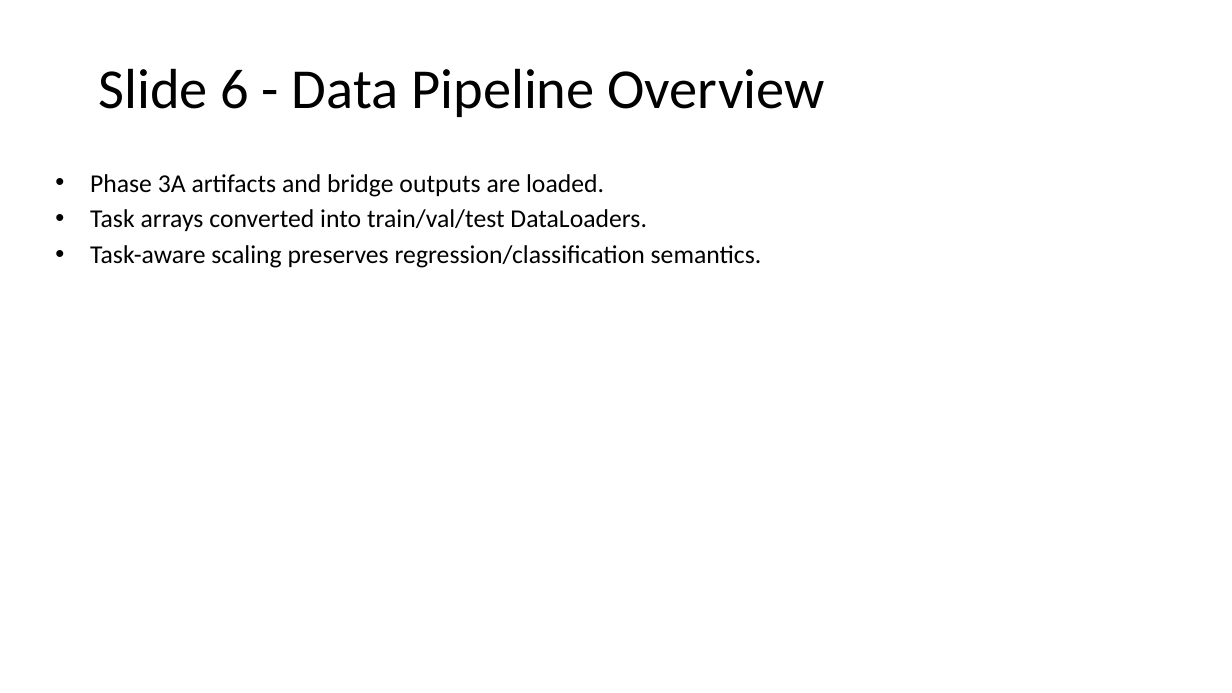
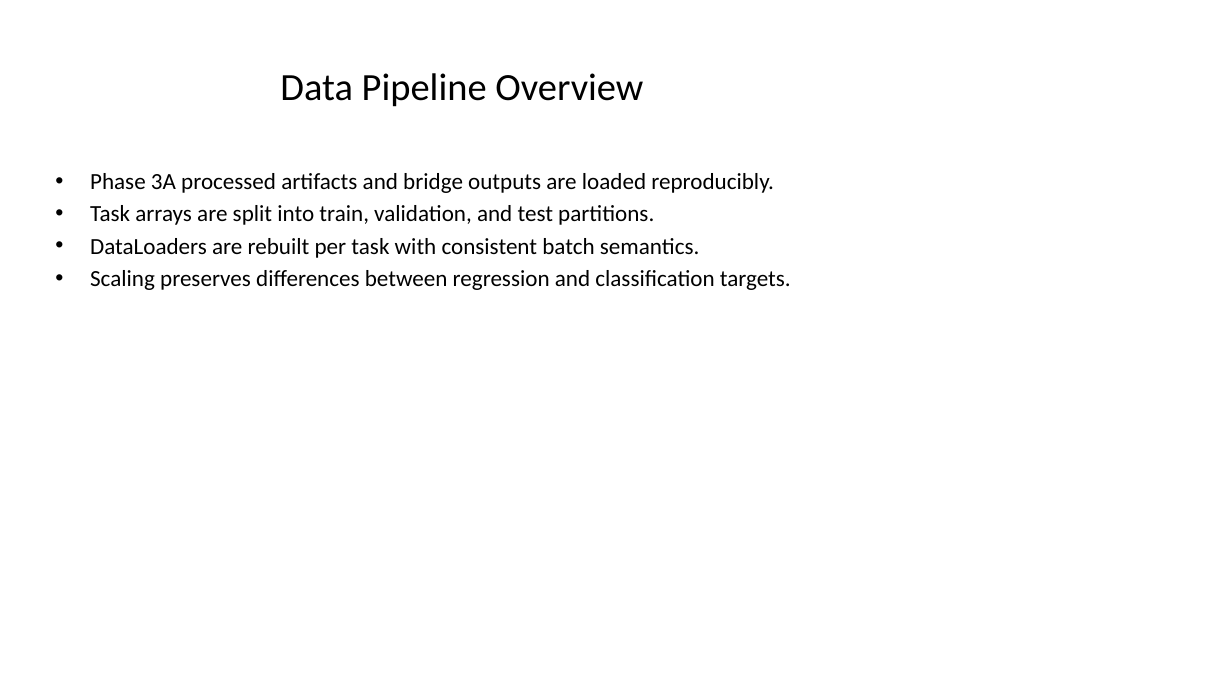
Before and after one commit to Sushree2179/Neural_PK-PD_Modeling_with_ODE, a slide deck: slide 6 of Slides/Phase3B_18Slide_Deck.pptx. Drawn at 1232x693 pixels with LibreOffice and Linux fonts; fonts in the diff are those of the drawing. Boxes give left, top, right and bottom in pixels: in the first picture for what was removed or moved away, otherwise in the second. Text is boxed around its words. In the diff, an @@ line names an element or a change of style, - is before the commit and + after.

```diff
--- a/Slides/Phase3B_18Slide_Deck.pptx
+++ b/Slides/Phase3B_18Slide_Deck.pptx
@@ title at (280,73,643,107): text changed; size 44 to 30 pt @@
-Slide 6 - Data Pipeline Overview
+Data Pipeline Overview
@@ text at (90,173,791,290): text changed; size 20 to 18 pt @@
-• Phase 3A artifacts and bridge outputs are loaded.
-• Task arrays converted into train/val/test DataLoaders.
-• Task-aware scaling preserves regression/classification semantics.
+• Phase 3A processed artifacts and bridge outputs are loaded reproducibly.
+• Task arrays are split into train, validation, and test partitions.
+• DataLoaders are rebuilt per task with consistent batch semantics.
+• Scaling preserves differences between regression and classification targets.
```
Also in this commit, not shown: 17 other slides changed, 5 slides added, 3 other files.
